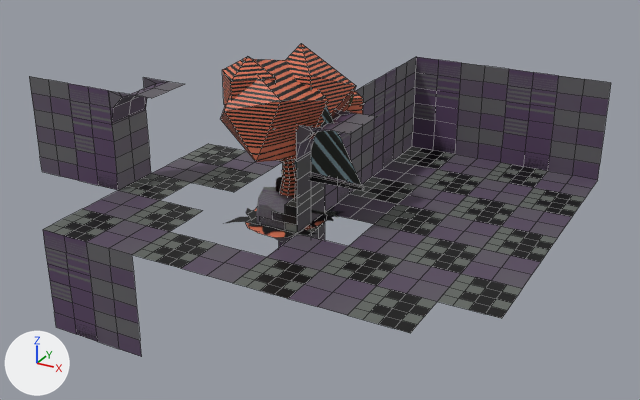
Renders of the Blender file srcAssets/level-blocks.blend from each side of a commit.
Both versions are drawn from a 50 mm camera at (15.08, -24.96, 13.45) aimed at (0.2, 2.09, -0.07). Every picture has the same lights, and +X, +Y and +Z are marked at lower left. Mesh edges are drawn as thin lines on the coarser meshes.

The older version as bpy lines, for what is in view:
```python
me_cube_006 = bpy.data.meshes.new('Cube.006')
me_cube_006.from_pydata(...)  # 39 vertices, 25 faces; spans x 1.0..3.0, y -1.0..1.0, z 0.0..4.0
me_cube_006.materials.append(mat_material)  # picture img_dawnbringers_8_color_8x_png_001
me_cube_008 = bpy.data.meshes.new('Cube.008')
me_cube_008.from_pydata(...)  # 241 vertices, 217 faces; spans x -5.34..3.84, y -2.01..2.01, z -1.25..5.36
me_cube_008.materials.append(mat_material_002)  # picture img_db8_dither_png
me_plane_001 = bpy.data.meshes.new('Plane.001')
me_plane_001.from_pydata(...)  # 9 vertices, 4 faces; spans x -1.0..1.0, y -1.0..1.0, z 0.0
me_plane_001.materials.append(mat_material)  # picture img_dawnbringers_8_color_8x_png_001
ob_boat = bpy.data.objects.new('boat', me_cube_008)
ob_boat.location = (0.0, 0.0, 0.0)
ob_boat.hide_set(True)
ob_ground_large_blocks_b_007 = bpy.data.objects.new('ground-large-blocks-b.007', me_plane_001)
ob_ground_large_blocks_b_007.location = (8.0, 8.0, 0.0)
ob_wall_large_blocks_1000_007 = bpy.data.objects.new('wall-large-blocks-1000.007', me_cube_006)
ob_wall_large_blocks_1000_007.location = (0.0, 0.0, 0.0)
# also in view: 'wall-large-blocks-1000.009' at (4.0, 9.0, 2.0); 'ground-large-blocks-b.017' at (0.0, -4.0, 0.0); 'ground-large-blocks-b.003' at (4.0, 0.0, 0.0); 'ground-large-blocks-b.006' at (6.0, -2.0, 0.0); 'rock-1' at (0.0, 0.0, 0.0)
```
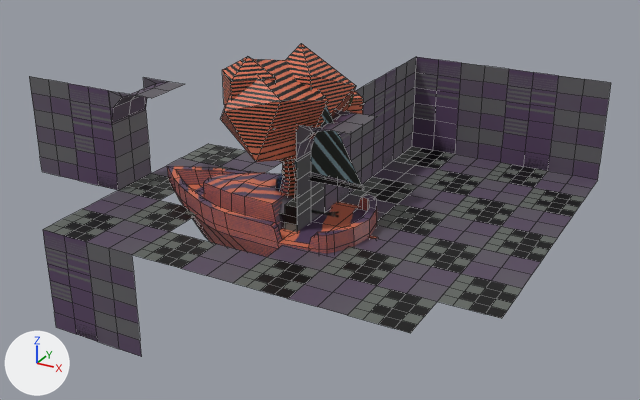
Pixel boxes [x1, y1, x2, y2] of what changed, in the pictures (640 x 400 px):
'boat', shown (brown)
    after: [167, 166, 378, 257]
'ground-large-blocks-b.002', unchanged, covered by the edit
    before: [331, 194, 397, 224]
    after: [340, 194, 397, 221]

Diff of the bpy script that builds the scene:
```diff
--- a/srcAssets/level-blocks.blend.py
+++ b/srcAssets/level-blocks.blend.py
@@ ob_boat @@
 ob_boat.location = (0.0, 0.0, 0.0)
-ob_boat.hide_set(True)
```
